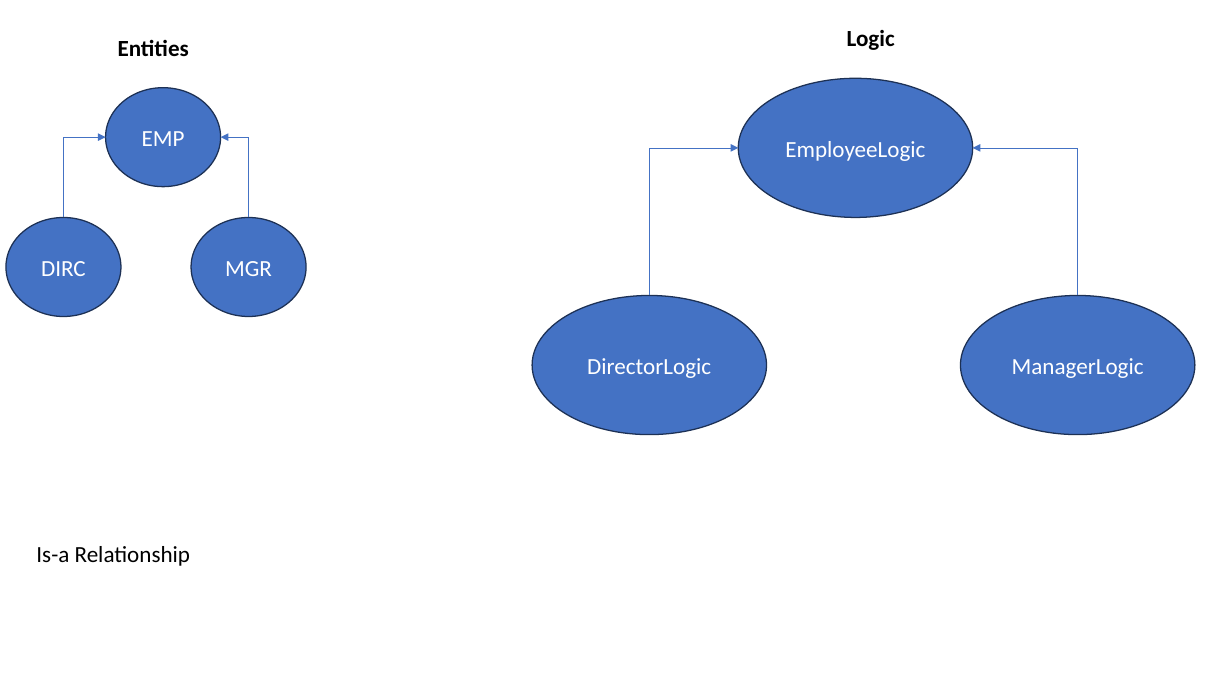
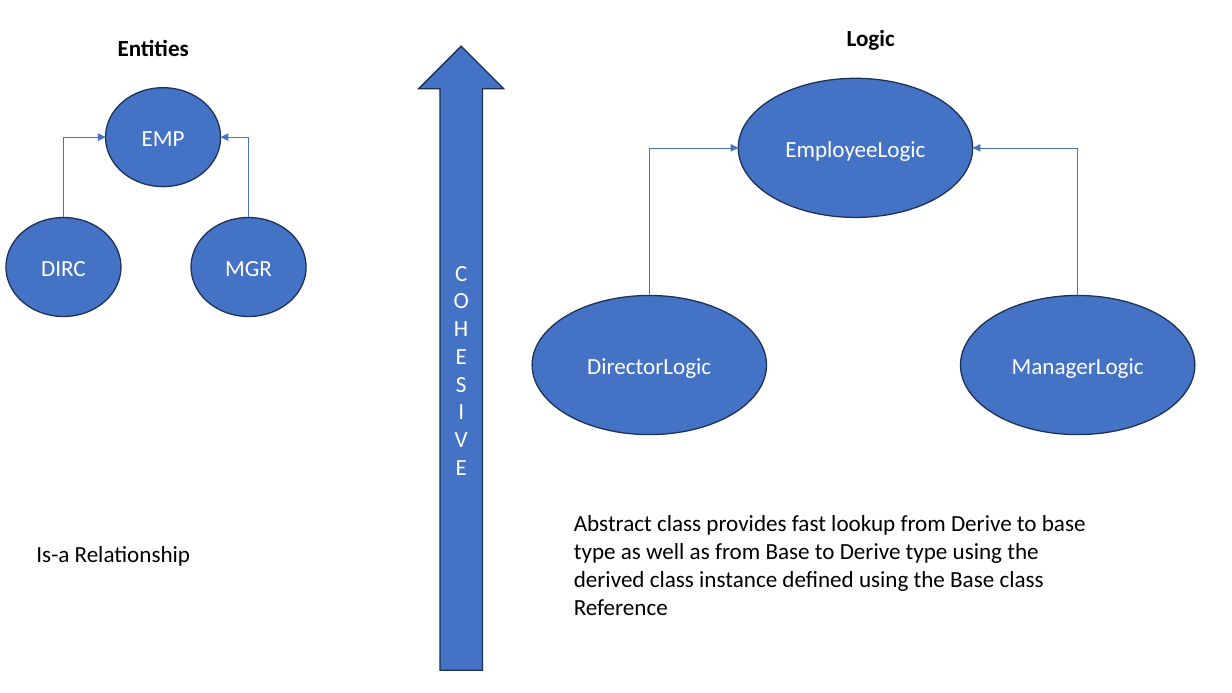
Before and after one commit to maheshsabnis/Capita_NETApps, a slide deck: slide 5 of TrgImages.pptx. Drawn at 1232x693 pixels with LibreOffice and Linux fonts; fonts in the diff are those of the drawing. Boxes give left, top, right and bottom in pixels: in the first picture for what was removed or moved away, otherwise in the second. Text is boxed around its words. In the diff, an @@ line names an element or a change of style, - is before the commit and + after.

```diff
--- a/TrgImages.pptx
+++ b/TrgImages.pptx
@@ up arrow added at box(419, 46, 504, 671), fill #4472C4, outline #1E3256 1 pt, 18 pt, text #FFFFFF @@
+C
+O
+H
+E
+S
+I
+V
+E
@@ text added at box(574, 515, 1086, 615), 18 pt, text #000000 @@
+Abstract class provides fast lookup from Derive to base type as well as from Base to Derive type using the derived class instance defined using the Base class Reference
```
Also in this commit, not shown: 3 slides added, 25 other files.
